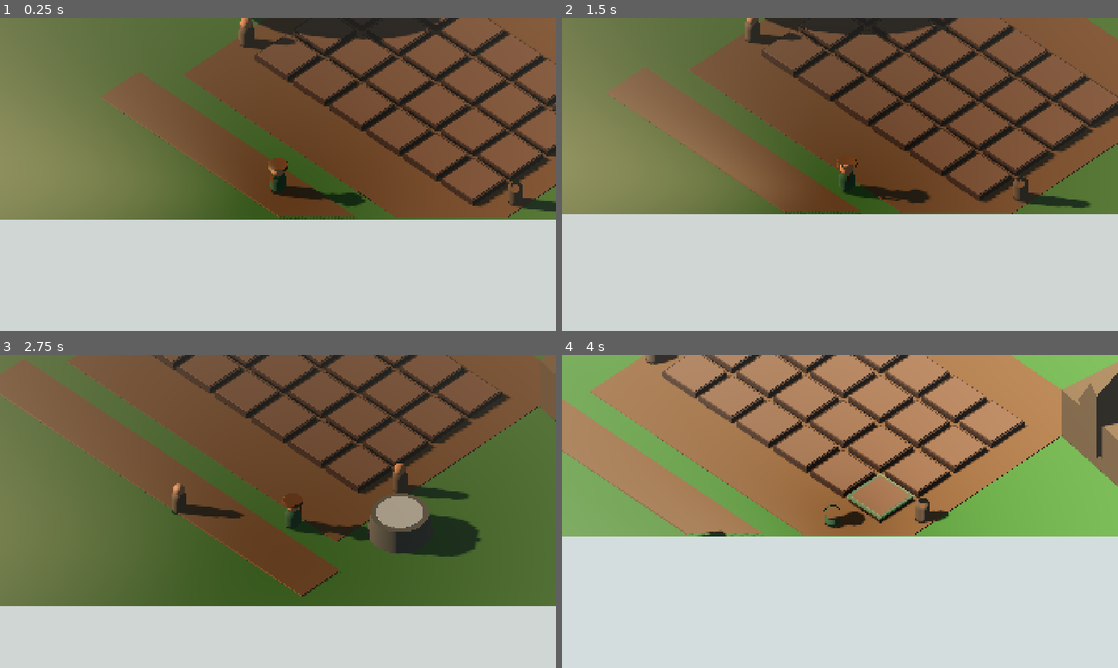
Above: before the commit, frames 1-4 (two rows, left to right).
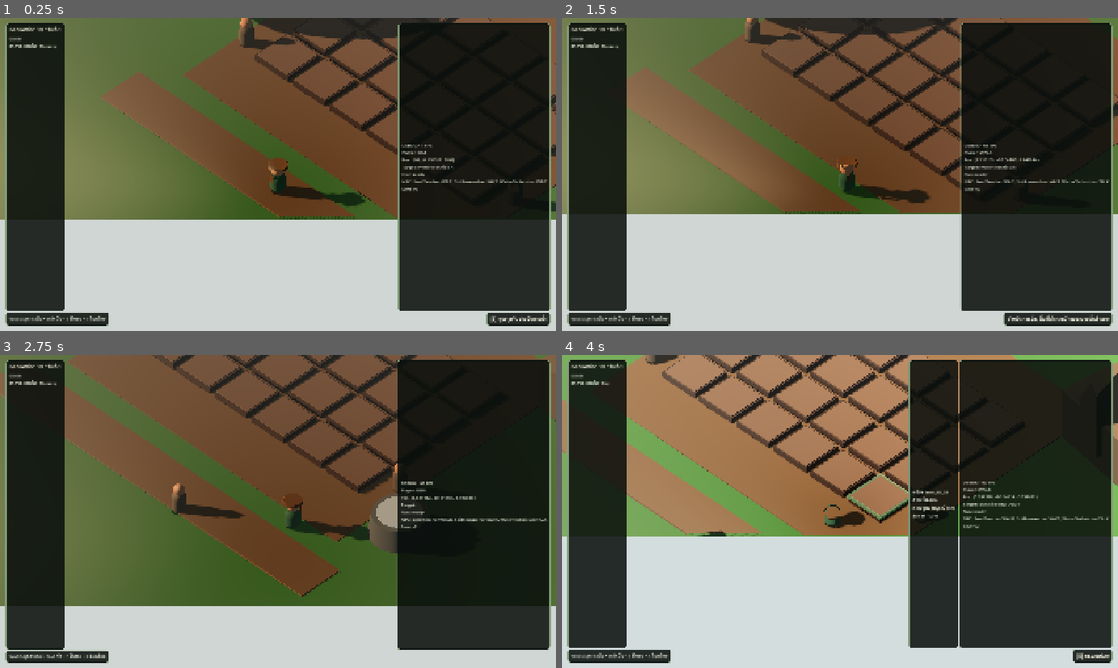
Above: after the commit, the same moments.

Repository: thanawat150/game
Game: Godot game, scene res://Main3D.tscn
The game is run twice, just before and just after one commit, with the same random seed, the same clock (stepped at 60 frames per second) and the same inputs.
Inputs (mouse positions are in pixels of both pictures, inside the frame that each line leads up to):
- Up to frame 1 (0.25 s): no input
- Up to frame 2 (1.5 s): move the mouse to (962, 158) at 0.52 s; hold D (move_right) 0.53-1.28 s; hold E (interact) 0.53-1.28 s; click (962, 158) at 0.67 s; move the mouse to (728, 190) at 1.27 s; hold S (move_back) from 1.28 s (still down); tap E (interact) at 1.35 s; click (728, 190) at 1.42 s
- Up to frame 3 (2.75 s): move the mouse to (333, 442) at 2.02 s; release S (move_back) at 2.03 s; hold D (move_right) from 2.03 s (still down); hold Shift (sprint) from 2.03 s (still down); click (333, 442) at 2.17 s; tap E (interact) at 2.3 s
- Up to frame 4 (4 s): move the mouse to (812, 574) at 2.77 s; release D (move_right) at 2.78 s; release Shift (sprint) at 2.78 s; hold W (move_forward) 2.78-3.53 s; tap T (time_cycle) at 2.85 s; click (812, 574) at 2.92 s; tap E (interact) at 3.05 s; move the mouse to (1006, 558) at 3.52 s; hold A (move_left) from 3.53 s (still down); hold E (interact) from 3.53 s (still down); click (1006, 558) at 3.67 s

The runs differ from the first frame. In frame 1, 35% of the frame differs, in the area x 0-100%, y 1-99%; in frame 2, 35%; in frame 3, 35%; in frame 4, 44%.

Commit message:
feat(growwise3d): add responsive HUD and diagnostics

Diff:
--- a/GrowWise3D/Main3D.tscn
+++ b/GrowWise3D/Main3D.tscn
@@ -8,6 +8,8 @@
 [ext_resource type="Script" path="res://scripts/world/time_of_day_controller.gd" id="6_time"]
 [ext_resource type="Script" path="res://scripts/interaction/interaction_manager.gd" id="7_interaction"]
 [ext_resource type="Script" path="res://scripts/world/navigation_baker.gd" id="8_navigation"]
+[ext_resource type="Script" path="res://scripts/debug/diagnostics.gd" id="9_diagnostics"]
+[ext_resource type="PackedScene" path="res://scenes/ui/HUD.tscn" id="10_hud"]
 
 [sub_resource type="Environment" id="Environment_main"]
 background_mode = 1
@@ -93,13 +95,9 @@
 [node name="InteractionManager" type="Node" parent="Systems"]
 script = ExtResource("7_interaction")
 
+[node name="Diagnostics" type="Node" parent="Systems"]
+script = ExtResource("9_diagnostics")
+
 [node name="CanvasLayer" type="CanvasLayer" parent="."]
 
-[node name="UI" type="Control" parent="CanvasLayer"]
-layout_mode = 3
-anchors_preset = 15
-anchor_right = 1.0
-anchor_bottom = 1.0
-grow_horizontal = 2
-grow_vertical = 2
-mouse_filter = 2
+[node name="UI" parent="CanvasLayer" instance=ExtResource("10_hud")]
--- /dev/null
+++ b/GrowWise3D/scenes/ui/HUD.tscn
@@ -0,0 +1,104 @@
+[gd_scene load_steps=5 format=3]
+[ext_resource type="Script" path="res://scripts/ui/hud_controller.gd" id="1_hud"]
+[sub_resource type="StyleBoxFlat" id="PanelStyle"]
+bg_color = Color(0.035,0.055,0.045,0.86)
+border_width_left = 1
+border_width_top = 1
+border_width_right = 1
+border_width_bottom = 1
+border_color = Color(0.55,0.66,0.51,0.7)
+corner_radius_top_left = 8
+corner_radius_top_right = 8
+corner_radius_bottom_right = 8
+corner_radius_bottom_left = 8
+content_margin_left = 12.0
+content_margin_top = 9.0
+content_margin_right = 12.0
+content_margin_bottom = 9.0
+[sub_resource type="LabelSettings" id="MainText"]
+font_size = 18
+font_color = Color(0.94,0.93,0.86,1)
+[sub_resource type="LabelSettings" id="SmallText"]
+font_size = 15
+font_color = Color(0.86,0.89,0.82,1)
+[node name="HUD" type="Control"]
+layout_mode = 3
+anchors_preset = 15
+anchor_right = 1.0
+anchor_bottom = 1.0
+grow_horizontal = 2
+grow_vertical = 2
+mouse_filter = 2
+script = ExtResource("1_hud")
+[node name="SafeMargin" type="MarginContainer" parent="."]
+layout_mode = 1
+anchors_preset = 15
+anchor_right = 1.0
+anchor_bottom = 1.0
+grow_horizontal = 2
+grow_vertical = 2
+theme_override_constants/margin_left = 20
+theme_override_constants/margin_top = 18
+theme_override_constants/margin_right = 20
+theme_override_constants/margin_bottom = 18
+[node name="Layout" type="VBoxContainer" parent="SafeMargin"]
+layout_mode = 2
+[node name="TopRow" type="HBoxContainer" parent="SafeMargin/Layout"]
+layout_mode = 2
+size_flags_vertical = 3
+alignment = 0
+[node name="InfoPanel" type="PanelContainer" parent="SafeMargin/Layout/TopRow"]
+layout_mode = 2
+theme_override_styles/panel = SubResource("PanelStyle")
+[node name="Info" type="VBoxContainer" parent="SafeMargin/Layout/TopRow/InfoPanel"]
+layout_mode = 2
+[node name="Date" type="Label" parent="SafeMargin/Layout/TopRow/InfoPanel/Info"]
+layout_mode = 2
+text = "GrowWise 3D • วันที่ 1"
+label_settings = SubResource("MainText")
+[node name="Time" type="Label" parent="SafeMargin/Layout/TopRow/InfoPanel/Info"]
+layout_mode = 2
+text = "08:00"
+label_settings = SubResource("SmallText")
+[node name="Weather" type="Label" parent="SafeMargin/Layout/TopRow/InfoPanel/Info"]
+layout_mode = 2
+text = "อากาศ: แจ่มใส"
+label_settings = SubResource("SmallText")
+[node name="TopSpacer" type="Control" parent="SafeMargin/Layout/TopRow"]
+layout_mode = 2
+size_flags_horizontal = 3
+[node name="PlotPanel" type="PanelContainer" parent="SafeMargin/Layout/TopRow"]
+layout_mode = 2
+theme_override_styles/panel = SubResource("PanelStyle")
+[node name="Plot" type="Label" parent="SafeMargin/Layout/TopRow/PlotPanel"]
+layout_mode = 2
+text = "ข้อมูลแปลง"
+label_settings = SubResource("SmallText")
+[node name="DebugPanel" type="PanelContainer" parent="SafeMargin/Layout/TopRow"]
+layout_mode = 2
+theme_override_styles/panel = SubResource("PanelStyle")
+[node name="Debug" type="Label" parent="SafeMargin/Layout/TopRow/DebugPanel"]
+layout_mode = 2
+text = "DEBUG"
+label_settings = SubResource("SmallText")
+[node name="BottomRow" type="HBoxContainer" parent="SafeMargin/Layout"]
+layout_mode = 2
+alignment = 1
+[node name="ControlsPanel" type="PanelContainer" parent="SafeMargin/Layout/BottomRow"]
+layout_mode = 2
+theme_override_styles/panel = SubResource("PanelStyle")
+[node name="Controls" type="Label" parent="SafeMargin/Layout/BottomRow/ControlsPanel"]
+layout_mode = 2
+text = "WASD/ลูกศร เดิน • Shift วิ่ง • E โต้ตอบ • R คืนกล้อง"
+label_settings = SubResource("SmallText")
+[node name="BottomSpacer" type="Control" parent="SafeMargin/Layout/BottomRow"]
+custom_minimum_size = Vector2(20,0)
+layout_mode = 2
+size_flags_horizontal = 3
+[node name="ContextPanel" type="PanelContainer" parent="SafeMargin/Layout/BottomRow"]
+layout_mode = 2
+theme_override_styles/panel = SubResource("PanelStyle")
+[node name="Context" type="Label" parent="SafeMargin/Layout/BottomRow/ContextPanel"]
+layout_mode = 2
+text = "[E] โต้ตอบ"
+label_settings = SubResource("MainText")
--- /dev/null
+++ b/GrowWise3D/scripts/debug/diagnostics.gd
@@ -0,0 +1,27 @@
+extends Node
+class_name GrowWiseDiagnostics
+
+@export_node_path("CharacterBody3D") var player_path := NodePath("../../World3D/Player")
+@export_node_path("Node") var interaction_manager_path := NodePath("../InteractionManager")
+@export_node_path("NavigationRegion3D") var navigation_path := NodePath("../../World3D/Navigation")
+
+
+func get_snapshot() -> Dictionary:
+	var player := get_node_or_null(player_path) as CharacterBody3D
+	var interaction := get_node_or_null(interaction_manager_path)
+	var navigation := get_node_or_null(navigation_path)
+	var npc_states: Array[String] = []
+	for npc in get_tree().get_nodes_in_group("growwise_npc"):
+		if npc.has_method("get_state_name"):
+			npc_states.append("%s:%s" % [npc.name, npc.get_state_name()])
+	return {
+		"player_position": Vector3.ZERO if player == null else player.global_position,
+		"player_velocity": Vector3.ZERO if player == null else player.velocity,
+		"player_state": "MISSING" if player == null else player.get_state_name(),
+		"interaction_target": "" if interaction == null else interaction.get_current_target_name(),
+		"navigation": {} if navigation == null else navigation.get_navigation_diagnostics(),
+		"npc_states": npc_states,
+		"fps": Engine.get_frames_per_second(),
+		"active_scene": get_tree().current_scene.scene_file_path if get_tree().current_scene != null else "Main3D.tscn",
+		"save_version": 2,
+	}
--- a/GrowWise3D/scripts/farming/farm_plot.gd
+++ b/GrowWise3D/scripts/farming/farm_plot.gd
@@ -18,6 +18,7 @@
 
 
 func _ready() -> void:
+	add_to_group("growwise_plot")
 	refresh_visual()
 	set_selected(false)
 
--- a/GrowWise3D/scripts/npc/npc_controller.gd
+++ b/GrowWise3D/scripts/npc/npc_controller.gd
@@ -33,6 +33,7 @@
 
 
 func _ready() -> void:
+	add_to_group("growwise_npc")
 	navigation_agent.path_desired_distance = 0.35
 	navigation_agent.target_desired_distance = 0.45
 	navigation_agent.avoidance_enabled = true
--- /dev/null
+++ b/GrowWise3D/scripts/tests/hud_contract_test.gd
@@ -0,0 +1,23 @@
+extends SceneTree
+
+const HUD_PATH := "res://scenes/ui/HUD.tscn"
+
+
+func _initialize() -> void:
+	if not ResourceLoader.exists(HUD_PATH, "PackedScene"):
+		push_error("HUD_CONTRACT: missing HUD.tscn")
+		quit(1)
+		return
+	var hud := (load(HUD_PATH) as PackedScene).instantiate()
+	get_root().add_child(hud)
+	for path in ["SafeMargin", "SafeMargin/Layout", "SafeMargin/Layout/TopRow", "SafeMargin/Layout/BottomRow", "SafeMargin/Layout/BottomRow/ContextPanel"]:
+		if hud.get_node_or_null(path) == null:
+			push_error("HUD_CONTRACT: missing %s" % path)
+			quit(1)
+			return
+	if not hud.has_method("set_context_prompt") or not hud.has_method("show_plot") or not hud.has_method("set_debug_visible"):
+		push_error("HUD_CONTRACT: missing controller interface")
+		quit(1)
+		return
+	print("GROWWISE3D_HUD_CONTRACT_OK")
+	quit(0)
--- /dev/null
+++ b/GrowWise3D/scripts/ui/hud_controller.gd
@@ -0,0 +1,86 @@
+extends Control
+class_name GrowWiseHUDController
+
+@onready var date_label: Label = $SafeMargin/Layout/TopRow/InfoPanel/Info/Date
+@onready var time_label: Label = $SafeMargin/Layout/TopRow/InfoPanel/Info/Time
+@onready var weather_label: Label = $SafeMargin/Layout/TopRow/InfoPanel/Info/Weather
+@onready var debug_panel: PanelContainer = $SafeMargin/Layout/TopRow/DebugPanel
+@onready var debug_label: Label = $SafeMargin/Layout/TopRow/DebugPanel/Debug
+@onready var plot_panel: PanelContainer = $SafeMargin/Layout/TopRow/PlotPanel
+@onready var plot_label: Label = $SafeMargin/Layout/TopRow/PlotPanel/Plot
+@onready var context_panel: PanelContainer = $SafeMargin/Layout/BottomRow/ContextPanel
+@onready var context_label: Label = $SafeMargin/Layout/BottomRow/ContextPanel/Context
+
+var debug_visible: bool = OS.is_debug_build()
+var diagnostics: Node
+
+
+func _ready() -> void:
+	diagnostics = get_node_or_null("../../Systems/Diagnostics")
+	var interaction := get_node_or_null("../../Systems/InteractionManager")
+	if interaction != null:
+		interaction.target_changed.connect(_on_target_changed)
+	var time_controller := get_node_or_null("../../Systems/TimeOfDayController")
+	if time_controller != null:
+		time_controller.preset_changed.connect(_on_time_preset_changed)
+		_on_time_preset_changed(time_controller.get_preset_name())
+	call_deferred("_connect_world_signals")
+	set_context_prompt("")
+	plot_panel.visible = false
+	set_debug_visible(debug_visible)
+
+
+func _process(_delta: float) -> void:
+	if not debug_visible or diagnostics == null:
+		return
+	var snapshot: Dictionary = diagnostics.get_snapshot()
+	debug_label.text = "DEBUG • %d FPS\nPlayer: %s\nPos: %s\nTarget: %s\nNav: %s\nNPC: %s\nSave v%d" % [
+		snapshot["fps"], snapshot["player_state"], str(snapshot["player_position"]),
+		snapshot["interaction_target"], str(snapshot["navigation"].get("status", "pending")),
+		", ".join(snapshot["npc_states"]), snapshot["save_version"]
+	]
+
+
+func _unhandled_input(event: InputEvent) -> void:
+	if event.is_action_pressed("debug_toggle"):
+		set_debug_visible(not debug_visible)
+
+
+func set_context_prompt(text: String) -> void:
+	context_label.text = text
+	context_panel.visible = not text.is_empty()
+
+
+func show_plot(plot: GrowWiseFarmPlot) -> void:
+	plot_label.text = "แปลง %s\nความชื้น %.0f%%\nความอุดมสมบูรณ์ %.0f%%\nสุขภาพ %.0f%%" % [plot.plot_id, plot.moisture, plot.fertility, plot.health]
+	plot_panel.visible = true
+
+
+func show_message(text: String) -> void:
+	set_context_prompt(text)
+
+
+func set_debug_visible(value: bool) -> void:
+	debug_visible = value
+	debug_panel.visible = value
+
+
+func _connect_world_signals() -> void:
+	for plot in get_tree().get_nodes_in_group("growwise_plot"):
+		plot.selected.connect(show_plot)
+	for npc in get_tree().get_nodes_in_group("growwise_npc"):
+		npc.dialogue_requested.connect(_on_dialogue_requested)
+
+
+func _on_target_changed(_target: Node3D, prompt: String) -> void:
+	set_context_prompt(prompt)
+
+
+func _on_time_preset_changed(preset_name: String) -> void:
+	date_label.text = "GrowWise 3D • วันที่ 1"
+	time_label.text = "08:00"
+	weather_label.text = "อากาศ: แจ่มใส • %s" % preset_name
+
+
+func _on_dialogue_requested(_npc_id: String, display_name: String, text: String) -> void:
+	show_message("%s: %s" % [display_name, text])
Not shown: 1 places in GrowWise3D/Main3D.tscn that only renumber resources
Not shown, added: GrowWise3D/scripts/debug/diagnostics.gd.uid
Not shown, added: GrowWise3D/scripts/tests/hud_contract_test.gd.uid
Not shown, added: GrowWise3D/scripts/ui/hud_controller.gd.uid
